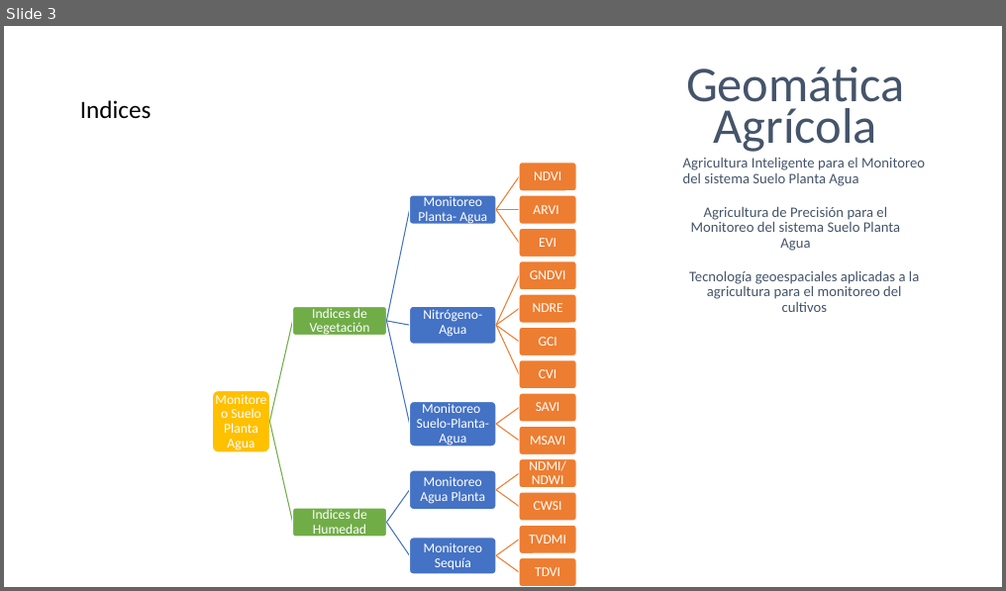
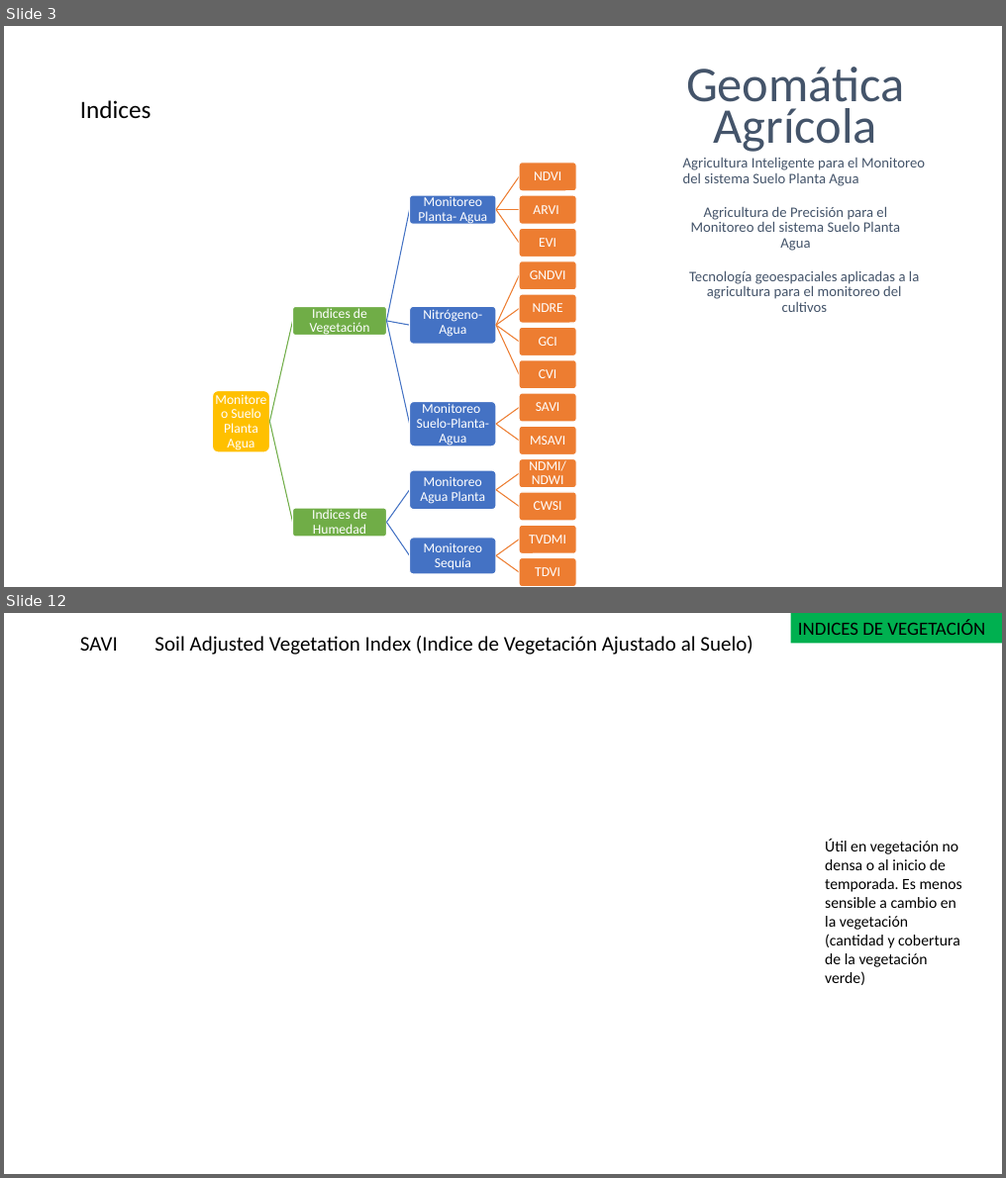
Before and after one commit to Sud-Austral/DATA-AGRO, a slide deck: Diseño/Chile/Geomática Agrícola_app.pptx. Shown one above the other, each under a label of ours: slide 3 before the commit, slides 3 and 12 after it; the slides between them are not shown. The pictures are 1006x591 and 1006x1178 pixels, drawn with LibreOffice and Linux fonts; fonts in the diff are those of the drawing; grey boxes stand for pictures. Boxes give left, top, right and bottom in pixels: in the first picture for what was removed or moved away, otherwise in the second. Text is boxed around its words. In the diff, an @@ line names an element or a change of style, - is before the commit and + after.

```diff
--- a/Diseño/Chile/Geomática Agrícola_app.pptx
+++ b/Diseño/Chile/Geomática Agrícola_app.pptx
@@ slide 12 added at (x1=4, y1=613, x2=1002, y2=1174), background #FFFFFF @@
@@ title added at (x1=80, y1=636, x2=752, y2=655), 20 pt, text #000000 @@
+SAVI Soil Adjusted Vegetation Index (Indice de Vegetación Ajustado al Suelo)
@@ rectangle added at (x1=791, y1=613, x2=1002, y2=643), fill #00B050, 18 pt, text #000000 @@
+INDICES DE VEGETACIÓN
@@ text added at (x1=825, y1=839, x2=962, y2=985), 15 pt, text #000000 @@
+Útil en vegetación no densa o al inicio de temporada. Es menos sensible a cambio en la vegetación (cantidad y cobertura de la vegetación verde)
```
Also in this commit, not shown: 4 slides changed, 11 other slides added, 2 slides removed, 5 other files.
